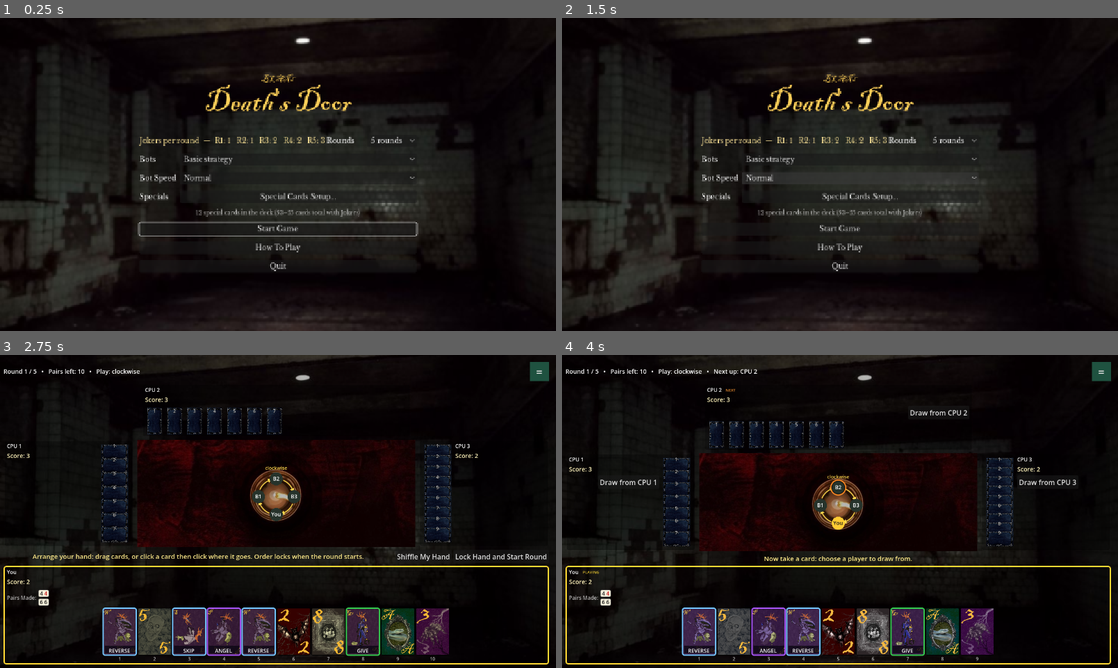
Above: before the commit, frames 1-4 (two rows, left to right).
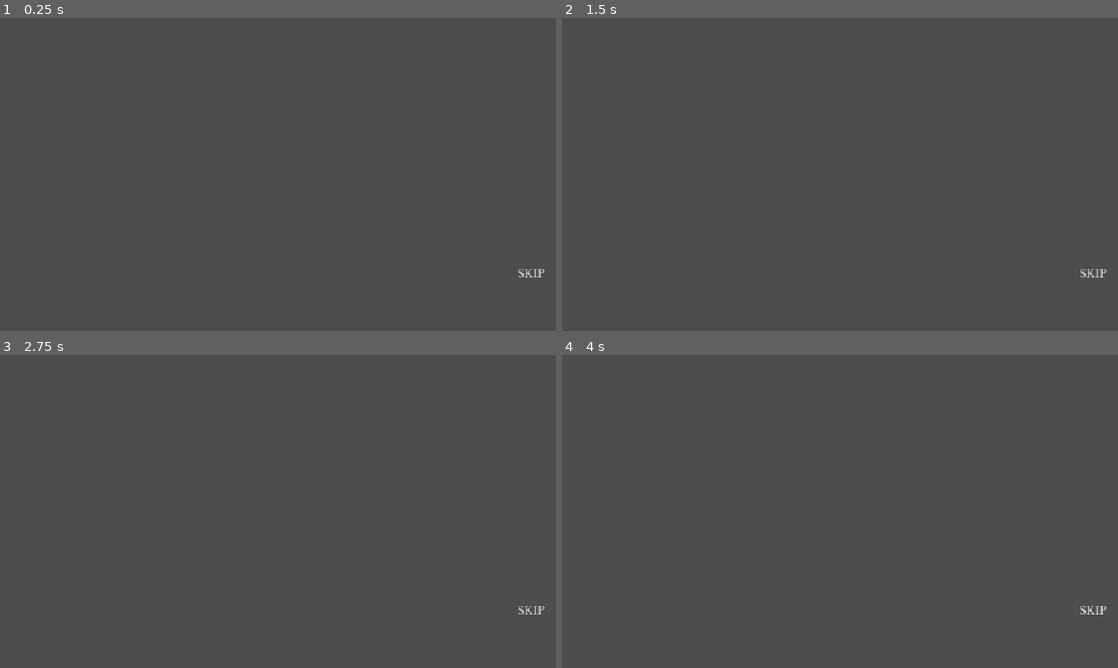
Above: after the commit, the same moments.

Repository: louibasmu/BLANd-
Game: Godot game, scene res://BaseGame/2. MainMenu/intro_story.tscn
Same seed, same stepped clock (60 frames per second), same inputs: the game is played once before the commit and once after it. Before the commit the project starts from res://BaseGame/2. MainMenu/main_menu.tscn.
Inputs (mouse positions are in pixels of both pictures, inside the frame that each line leads up to):
- Up to frame 1 (0.25 s): no input
- Up to frame 2 (1.5 s): click (862, 177) at 0.5 s, where only the run before the commit has a clickable "Normal"; click (862, 177) at 1.25 s, where only the run before the commit has a clickable "Normal"
- Up to frame 3 (2.75 s): click (278, 564) at 2 s, where only the run before the commit has a clickable "Start Game"
- Up to frame 4 (4 s): click (1062, 555) at 2.75 s, where only the run before the commit has a clickable "Lock Hand and Start Round"; click "SKIP" at 3.5 s

The runs differ from the first frame. In frame 1, 99% of the frame differs, in the area x 0-100%, y 0-100%; in frame 2, 99%; in frame 3, 98%; in frame 4, 98%.

Commit message:
meow

Diff:
--- /dev/null
+++ b/game-dev-seminar/BaseGame/2. MainMenu/intro_story.tscn
@@ -0,0 +1,107 @@
+[gd_scene format=3 uid="uid://c0kuc4jcka7wh"]
+
+[ext_resource type="Script" uid="uid://ii8bobvual1p" path="res://BaseGame/2. MainMenu/intro_story.gd" id="1_u31pj"]
+[ext_resource type="Texture2D" path="res://BaseGame/X.jpeg" id="2_3v3jw"]
+[ext_resource type="AudioStream" uid="uid://c4xmc1jrf3t73" path="res://sound_assets/ScaryMusic2018-10-12_-_It_Is_Coming_-_David_Fesliyan.mp3" id="2_tx0by"]
+[ext_resource type="FontFile" uid="uid://beqhif7l28ciw" path="res://Fonts/LibreBaskerville.ttf" id="3_3v3jw"]
+[ext_resource type="AudioStream" uid="uid://kq6q1lchq6lx" path="res://sound_assets/wii-keyboard-click-3.mp3" id="4_niqfb"]
+
+
+[sub_resource type="Theme" id="Theme_x0vsp"]
+
+[sub_resource type="FontVariation" id="FontVariation_niqfb"]
+base_font = ExtResource("3_3v3jw")
+
+[node name="IntroStory" type="Control" unique_id=1582264726]
+custom_maximum_size = Vector2(0, -1)
+layout_mode = 3
+anchor_top = 0.5
+anchor_bottom = 0.5
+grow_vertical = 2
+size_flags_horizontal = 3
+size_flags_vertical = 0
+theme = SubResource("Theme_x0vsp")
+script = ExtResource("1_u31pj")
+menu_scene = "uid://cn6hgnd16x23b"
+lines = Array[String](["You wake in the dark.", "Rope on your wrists.", "Three strangers. One table.
+Every one of them guilty.", "A masked man deals the cards.", "Only one of you can survive."])
+text_color = Color(0.9907475, 0.9622629, 0.980622, 1)
+blood_color = Color(0.7490196, 0.12156863, 0.12156863, 1)
+type_delay = 0.05
+music_fade_in = 0.5
+
+[node name="Background2" type="ColorRect" parent="." unique_id=1803045966]
+layout_mode = 1
+anchors_preset = -1
+anchor_right = 1.0
+anchor_bottom = 1.0
+grow_horizontal = 2
+grow_vertical = 2
+color = Color(0.06053035, 0.06053035, 0.060530342, 1)
+
+[node name="BackgroundPic2" type="TextureRect" parent="." unique_id=415892830]
+layout_mode = 1
+anchors_preset = -1
+offset_left = -38.0
+offset_top = -369.0
+offset_right = 1281.0
+offset_bottom = 378.0
+grow_horizontal = 2
+grow_vertical = 2
+texture = ExtResource("2_3v3jw")
+expand_mode = 1
+
+[node name="Dim" type="ColorRect" parent="." unique_id=401143022]
+layout_mode = 0
+offset_right = 40.0
+offset_bottom = 40.0
+color = Color(1, 1, 1, 0)
+
+[node name="CenterContainer" type="CenterContainer" parent="." unique_id=1153389611]
+custom_minimum_size = Vector2(2, 0)
+layout_mode = 1
+anchors_preset = 4
+anchor_top = 0.5
+anchor_bottom = 0.5
+offset_top = -29.0
+offset_right = 1.0
+offset_bottom = 29.0
+grow_vertical = 2
+
+[node name="StoryLabel" type="Label" parent="CenterContainer" unique_id=1655492682]
+layout_mode = 2
+theme_override_fonts/font = SubResource("FontVariation_niqfb")
+theme_override_font_sizes/font_size = 46
+
+[node name="HintLabel" type="Label" parent="." unique_id=303926937]
+layout_mode = 0
+offset_right = 40.0
+offset_bottom = 23.0
+
+[node name="SkipButton" type="Button" parent="." unique_id=204437529]
+modulate = Color(0.9702564, 0.9884185, 0.9959453, 1)
+layout_mode = 1
+anchors_preset = 1
+anchor_left = 1.0
+anchor_right = 1.0
+offset_left = 1187.0
+offset_top = 205.0
+offset_right = 1258.0
+offset_bottom = 251.0
+grow_horizontal = 0
+focus_mode = 0
+theme_override_fonts/font = ExtResource("3_3v3jw")
+theme_override_font_sizes/font_size = 25
+text = "SKIP"
+flat = true
+
+[node name="KeyClickPlayer" type="AudioStreamPlayer" parent="." unique_id=1229243522]
+stream = ExtResource("4_niqfb")
+volume_db = -18.409
+
+[node name="MusicPlayer" type="AudioStreamPlayer" parent="." unique_id=358753817]
+stream = ExtResource("2_tx0by")
+volume_db = -8.0
+parameters/looping = true
+
+[connection signal="pressed" from="SkipButton" to="." method="_leave"]
--- a/game-dev-seminar/project.godot
+++ b/game-dev-seminar/project.godot
@@ -11,7 +11,7 @@
 [application]
 
 config/name="BLANdevelopers"
-run/main_scene="res://BaseGame/2. MainMenu/main_menu.tscn"
+run/main_scene="uid://c0kuc4jcka7wh"
 config/features=PackedStringArray("4.7", "GL Compatibility")
 config/icon="res://icon.svg"
 
Not shown, added: game-dev-seminar/BaseGame/2. MainMenu/intro_story.gd.uid
Not shown, added: game-dev-seminar/sound_assets/ScaryMusic2018-10-12_-_It_Is_Coming_-_David_Fesliyan.mp3.import
Not shown, added: game-dev-seminar/sound_assets/wii-keyboard-click-3.mp3.import
